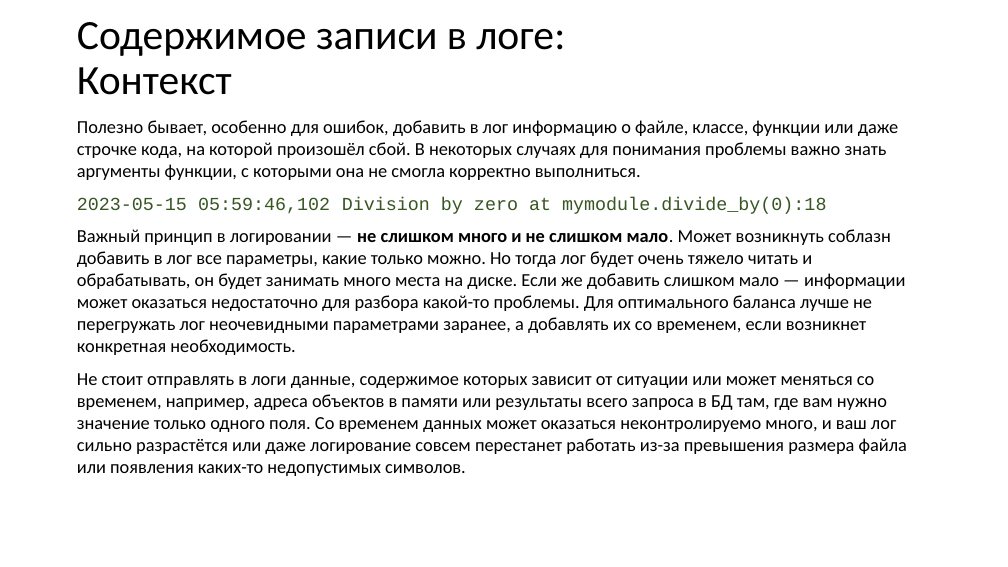
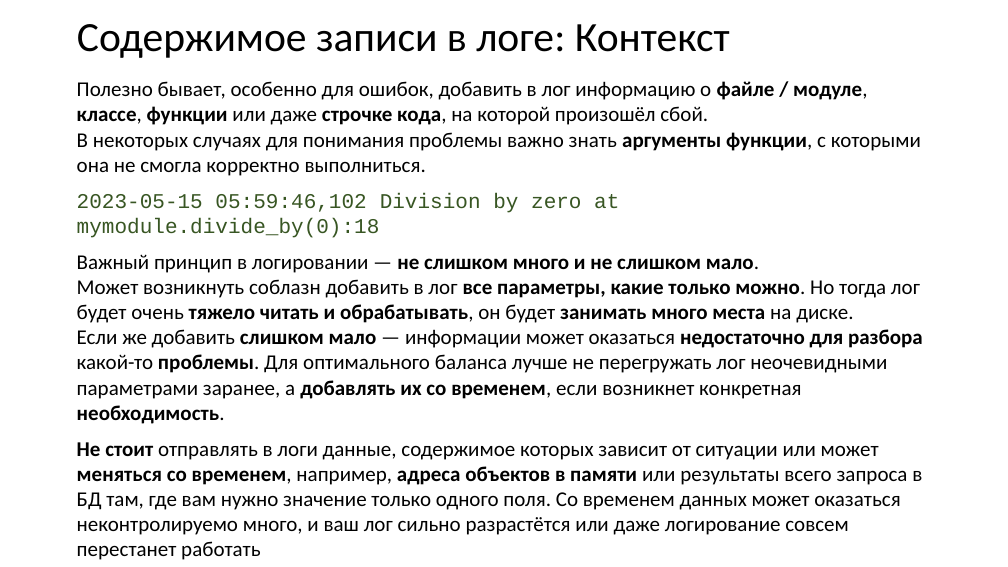
Before and after one commit to xtrueman/prog_instruments, a slide deck: slide 10 of presentations/Logging.pptx. Drawn at 1008x567 pixels with LibreOffice and Linux fonts; fonts in the diff are those of the drawing. Boxes give left, top, right and bottom in pixels: in the first picture for what was removed or moved away, otherwise in the second. Text is boxed around its words. In the diff, an @@ line names an element or a change of style, - is before the commit and + after.

```diff
--- a/presentations/Logging.pptx
+++ b/presentations/Logging.pptx
@@ title "Содержимое записи в логе: Контекст" rewrapped from box(77, 22, 565, 95) to box(77, 24, 730, 58) @@
@@ text "Полезно бывает, особенно для ошибок, ...": place and size @@
-text "Полезно бывает, особенно для ошибок, ..." at box(77, 120, 907, 476)
+text "Полезно бывает, особенно для ошибок, ..." at box(77, 81, 923, 560)
@@ text at box(77, 81, 921, 176): text changed; size 17.5 to 20 pt @@
-Полезно бывает, особенно для ошибок, добавить в лог информацию о файле, классе, функции или даже строчке кода, на которой произошёл сбой. В некоторых случаях для понимания проблемы важно знать аргументы функции, с которыми она не смогла корректно выполниться.
+Полезно бывает, особенно для ошибок, добавить в лог информацию о файле / модуле, классе, функции или даже строчке кода, на которой произошёл сбой.
+В некоторых случаях для понимания проблемы важно знать аргументы функции, с которыми она не смогла корректно выполниться.
@@ text at box(77, 193, 923, 424): size 17.5 to 20 pt in "2023-05-15 05:59:46,102 Division by zero at mymodule.divide_ ...", "Важный принцип в логировании — не слишком ..."; bold on in "все параметры, какие только можно. тяжело читать ..." @@
@@ text at box(77, 442, 922, 560): text changed; size 17.5 to 20 pt @@
-Не стоит отправлять в логи данные, содержимое которых зависит от ситуации или может меняться со временем, например, адреса объектов в памяти или результаты всего запроса в БД там, где вам нужно значение только одного поля. Со временем данных может оказаться неконтролируемо много, и ваш лог сильно разрастётся или даже логирование совсем перестанет работать из-за превышения размера файла или появления каких-то недопустимых символов.
+Не стоит отправлять в логи данные, содержимое которых зависит от ситуации или может меняться со временем, например, адреса объектов в памяти или результаты всего запроса в БД там, где вам нужно значение только одного поля. Со временем данных может оказаться неконтролируемо много, и ваш лог сильно разрастётся или даже логирование совсем перестанет работать
```
Also in this commit, not shown: 21 other slides changed, 2 other files.
